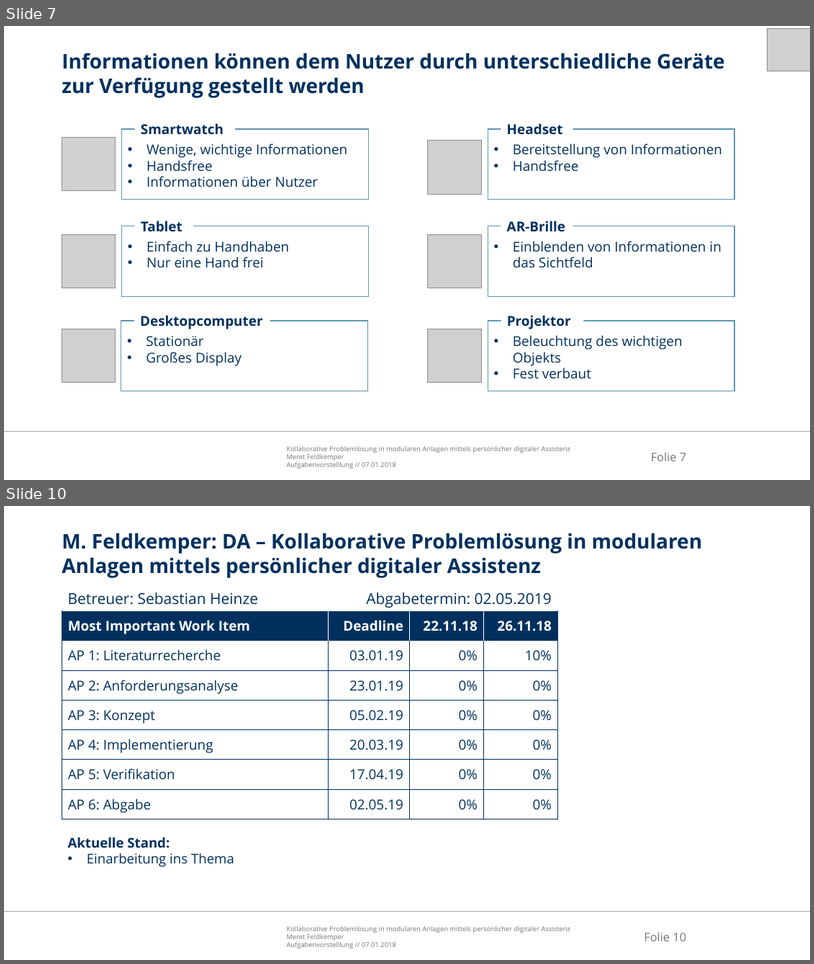
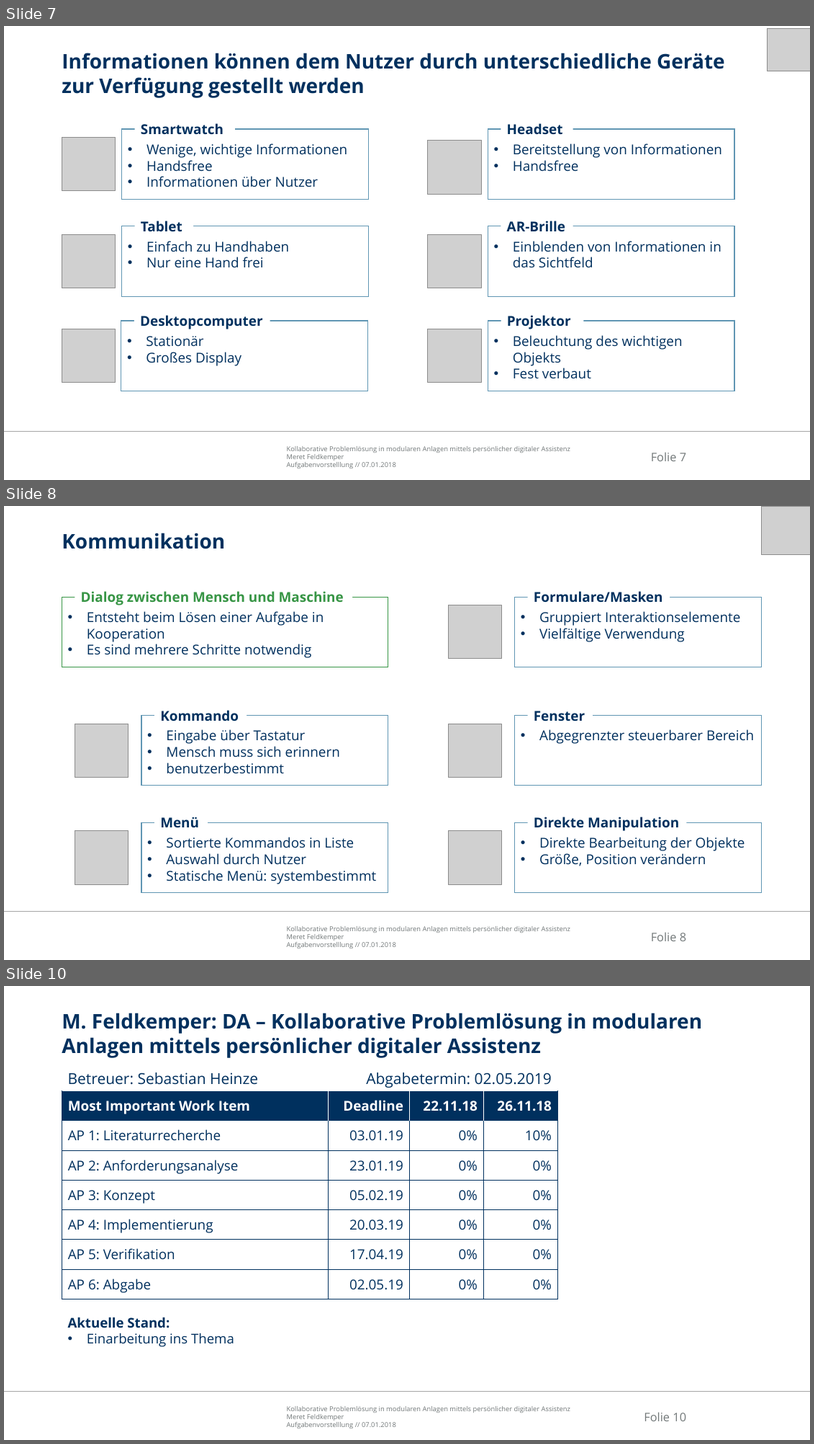
Before and after one commit to Ral3007/Diplomarbeit, a slide deck: Dokumente/Präsentationen/2019-01-07_DA_Feldkemper_Aufgabenvorstellung.pptx. Shown one above the other, each under a label of ours: slides 7 and 10 before the commit, slides 7, 8 and 10 after it; the slides between them are not shown. The pictures are 814x964 and 814x1444 pixels, drawn with LibreOffice and Linux fonts; fonts in the diff are those of the drawing; grey boxes stand for pictures; background and template pictures are left out. Boxes give left, top, right and bottom in pixels: in the first picture for what was removed or moved away, otherwise in the second. Text is boxed around its words. In the diff, an @@ line names an element or a change of style, - is before the commit and + after.

```diff
--- a/Dokumente/Präsentationen/2019-01-07_DA_Feldkemper_Aufgabenvorstellung.pptx
+++ b/Dokumente/Präsentationen/2019-01-07_DA_Feldkemper_Aufgabenvorstellung.pptx
@@ slide 8 added at <box>4,506,810,960</box>, background #FFFFFF; not listed: 3 template elements that a slide beside it also shows @@
@@ picture added at <box>762,506,810,555</box> @@
@@ title added at <box>62,533,225,549</box>, 24 pt, text #00305E, bold @@
+Kommunikation
@@ text added at <box>81,591,344,605</box>, 16.2 pt, text #379545, bold @@
+Dialog zwischen Mensch und Maschine
@@ text added at <box>534,591,664,602</box>, 16.2 pt, text #00305E, bold @@
+Formulare/Masken
@@ rectangle added at <box>62,597,388,667</box>, fill #FFFFFF, outline #379545 1 pt, 16.2 pt, text #00305E @@
+• Entsteht beim Lösen einer Aufgabe in Kooperation
+• Es sind mehrere Schritte notwendig
@@ picture added at <box>449,605,502,659</box> @@
@@ rectangle added at <box>515,597,762,667</box>, fill #FFFFFF, outline #6096B3 1 pt, 16.2 pt, text #00305E @@
+• Gruppiert Interaktionselemente
+• Vielfältige Verwendung
@@ rectangle added at <box>142,716,388,785</box>, fill #FFFFFF, outline #6096B3 1 pt, 16.2 pt, text #00305E @@
+• Eingabe über Tastatur
+• Mensch muss sich erinnern
+• benutzerbestimmt
@@ text added at <box>160,710,239,721</box>, 16.2 pt, text #00305E, bold @@
+Kommando
@@ rectangle added at <box>515,716,762,785</box>, fill #FFFFFF, outline #6096B3 1 pt, 16.2 pt, text #00305E @@
+• Abgegrenzter steuerbarer Bereich
@@ text added at <box>534,710,585,721</box>, 16.2 pt, text #00305E, bold @@
+Fenster
@@ picture added at <box>75,723,129,777</box> @@
@@ picture added at <box>449,723,502,777</box> @@
@@ rectangle added at <box>142,822,388,893</box>, fill #FFFFFF, outline #6096B3 1 pt, 16.2 pt, text #00305E @@
+• Sortierte Kommandos in Liste
+• Auswahl durch Nutzer
+• Statische Menü: systembestimmt
@@ text added at <box>160,816,199,828</box>, 16.2 pt, text #00305E, bold @@
+Menü
@@ rectangle added at <box>515,822,762,893</box>, fill #FFFFFF, outline #6096B3 1 pt, 16.2 pt, text #00305E @@
+• Direkte Bearbeitung der Objekte
+• Größe, Position verändern
@@ text added at <box>534,816,679,831</box>, 16.2 pt, text #00305E, bold @@
+Direkte Manipulation
@@ picture added at <box>75,831,129,885</box> @@
@@ picture added at <box>449,831,502,885</box> @@
```
Also in this commit, not shown: 1 slide changed, 1 slide removed, 16 other files.
